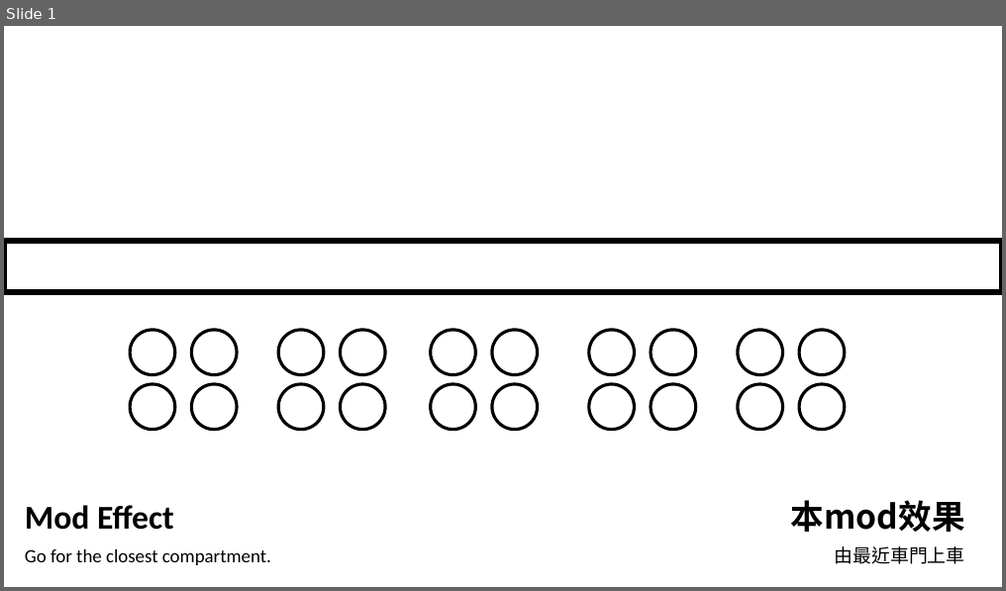
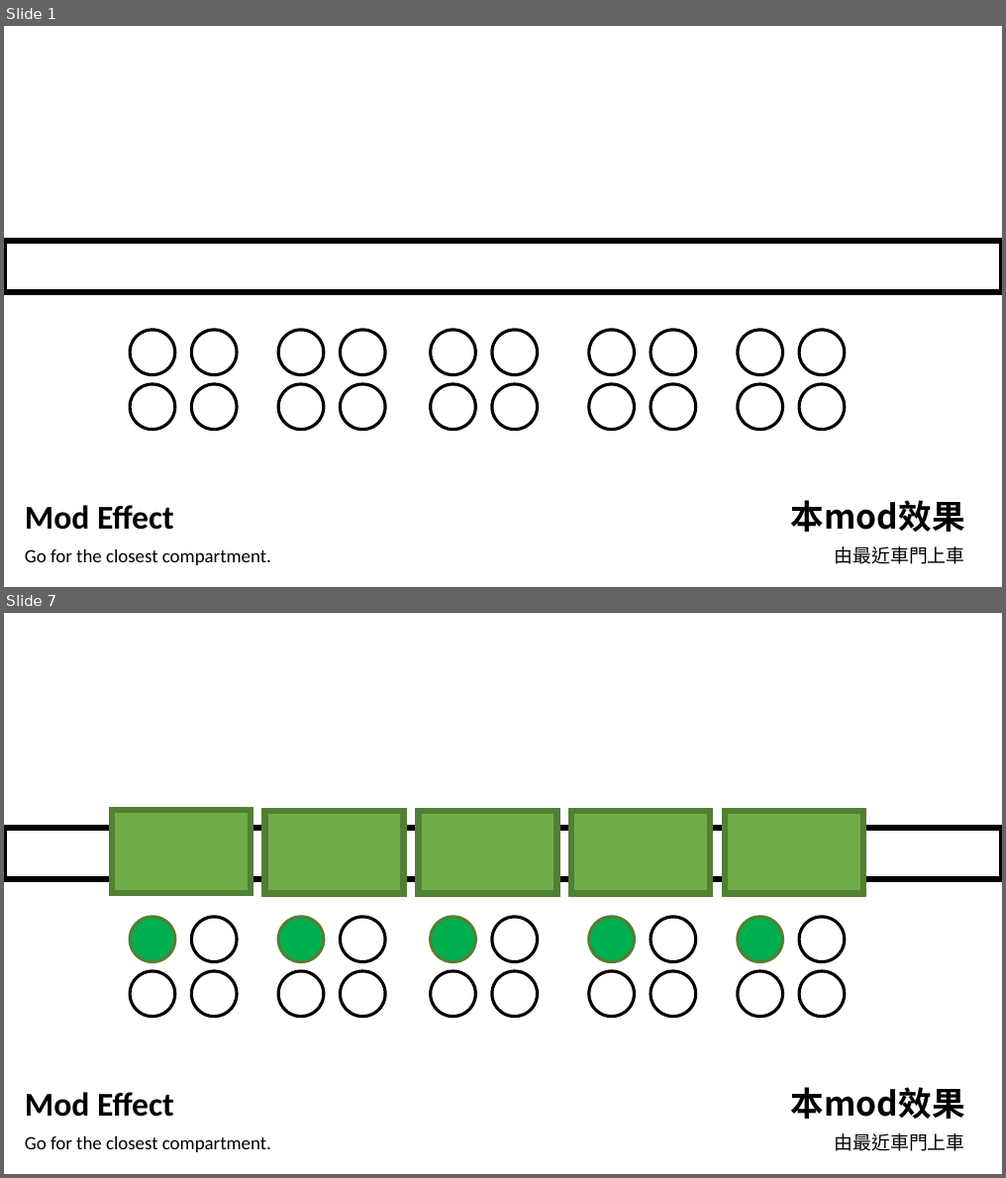
Before and after one commit to Vectorial1024/BetterTrainBoarding, a slide deck: Media/Demo_Mod.pptx. Shown one above the other, each under a label of ours: slide 1 before the commit, slides 1 and 7 after it; the slides between them are not shown. The pictures are 1006x591 and 1006x1178 pixels, drawn with LibreOffice and Linux fonts; fonts in the diff are those of the drawing. Boxes give left, top, right and bottom in pixels: in the first picture for what was removed or moved away, otherwise in the second. Text is boxed around its words. In the diff, an @@ line names an element or a change of style, - is before the commit and + after.

```diff
--- a/Media/Demo_Mod.pptx
+++ b/Media/Demo_Mod.pptx
@@ slide 7 added at (4,613,1002,1174), background #FFFFFF @@
@@ group added at (112,810,863,894): 5 rectangles @@
@@ rectangle added at (4,828,1002,878), fill #FFFFFF, outline #000000 6 pt @@
@@ ellipse added at (130,917,174,961), fill #00B050, outline #538035 3 pt @@
@@ ellipse added at (191,917,236,961), fill #FFFFFF, outline #000000 3 pt @@
@@ ellipse added at (279,917,324,961), fill #00B050, outline #538035 3 pt @@
@@ ellipse added at (341,917,385,961), fill #FFFFFF, outline #000000 3 pt @@
@@ ellipse added at (431,917,475,961), fill #00B050, outline #538035 3 pt @@
@@ ellipse added at (492,917,537,961), fill #FFFFFF, outline #000000 3 pt @@
@@ ellipse added at (589,917,635,961), fill #00B050, outline #538035 3 pt @@
@@ ellipse added at (650,917,696,961), fill #FFFFFF, outline #000000 3 pt @@
@@ ellipse added at (738,917,782,961), fill #00B050, outline #538035 3 pt @@
@@ ellipse added at (799,917,844,961), fill #FFFFFF, outline #000000 3 pt @@
@@ ellipse added at (130,971,174,1017), fill #FFFFFF, outline #000000 3 pt @@
@@ ellipse added at (191,971,236,1017), fill #FFFFFF, outline #000000 3 pt @@
@@ ellipse added at (279,971,324,1017), fill #FFFFFF, outline #000000 3 pt @@
@@ ellipse added at (341,971,385,1017), fill #FFFFFF, outline #000000 3 pt @@
@@ ellipse added at (431,971,475,1017), fill #FFFFFF, outline #000000 3 pt @@
@@ ellipse added at (492,971,537,1017), fill #FFFFFF, outline #000000 3 pt @@
@@ ellipse added at (589,971,635,1017), fill #FFFFFF, outline #000000 3 pt @@
@@ ellipse added at (650,971,696,1017), fill #FFFFFF, outline #000000 3 pt @@
@@ ellipse added at (738,971,782,1017), fill #FFFFFF, outline #000000 3 pt @@
@@ ellipse added at (799,971,844,1017), fill #FFFFFF, outline #000000 3 pt @@
@@ text added at (791,1087,965,1119), 32 pt, text #000000, bold @@
+本mod效果
@@ text added at (25,1092,174,1117), 32 pt, text #000000, bold @@
+Mod Effect
@@ text added at (25,1137,271,1153), 18 pt, text #000000 @@
+Go for the closest compartment.
@@ text added at (834,1134,964,1152), 18 pt, text #000000 @@
+由最近車門上車
```
Also in this commit, not shown: 5 slides changed, 3 other slides added, 8 slides removed.
